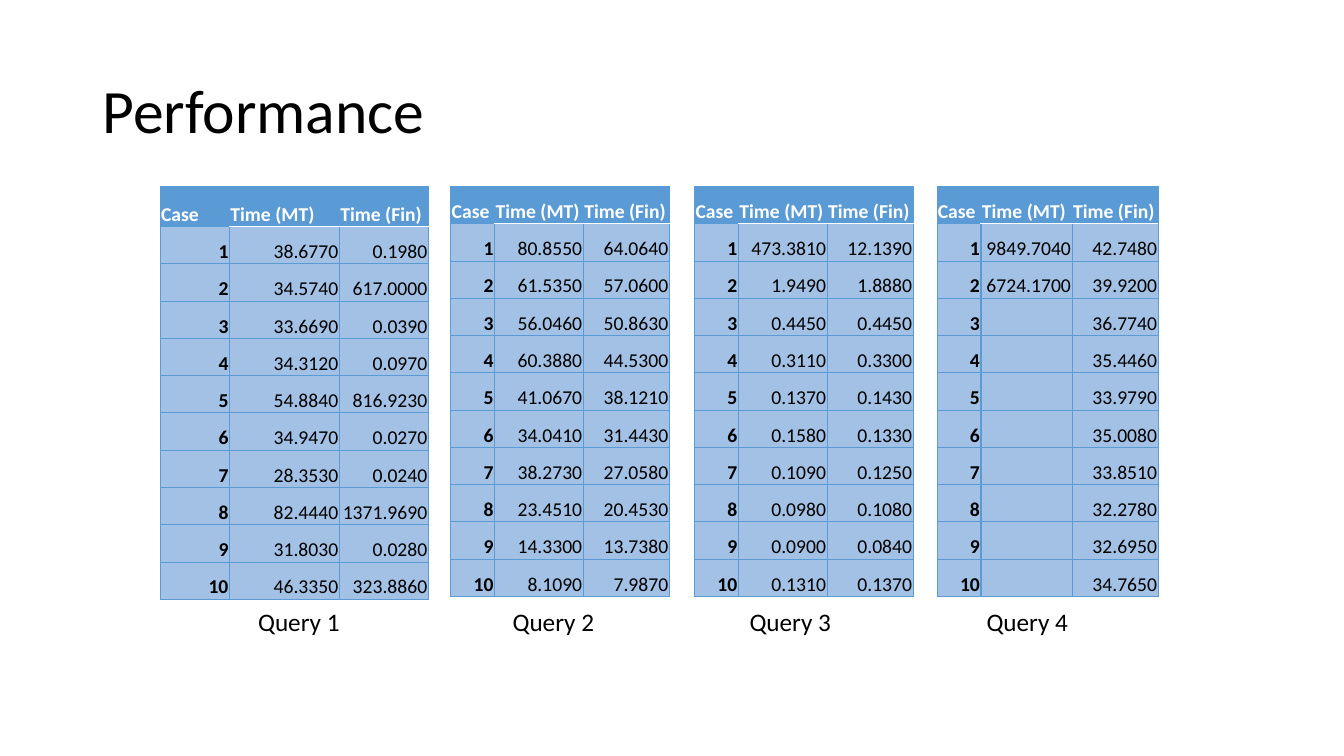
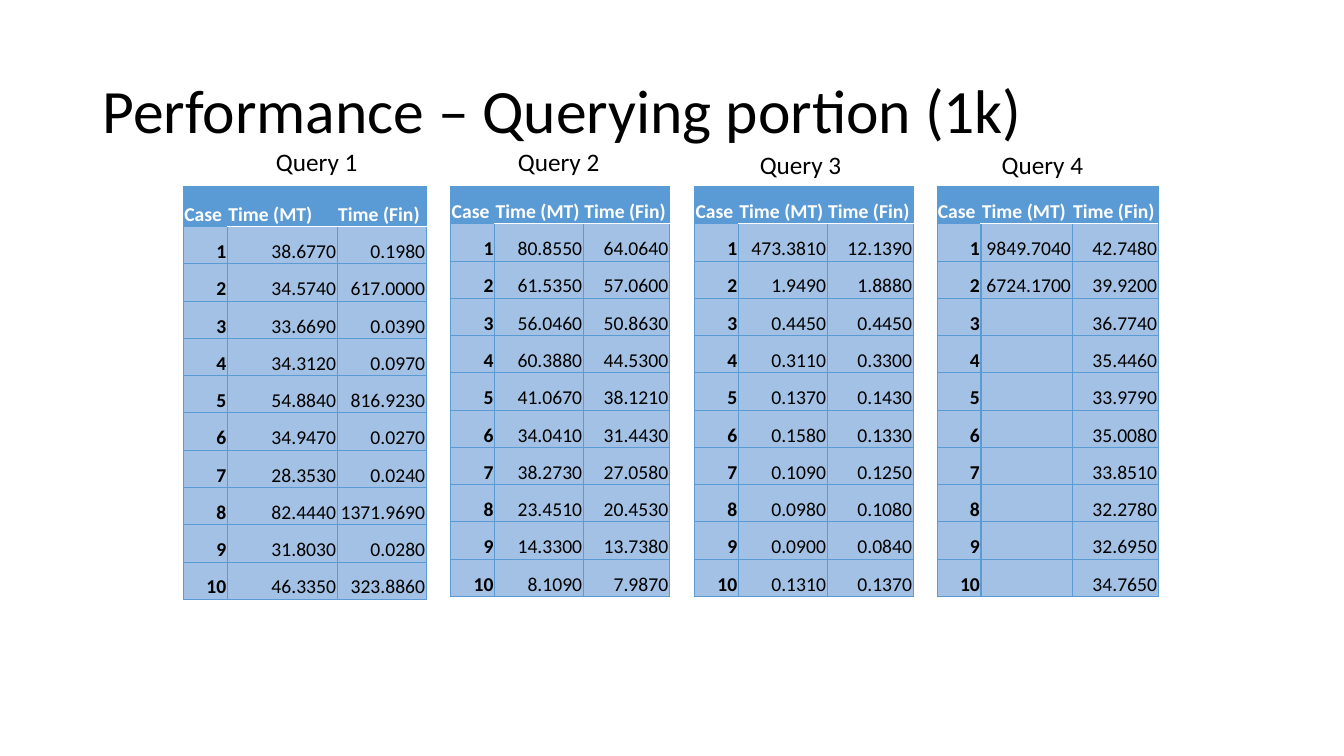
Before and after one commit to guptha-/sigmod, a slide deck: slide 7 of reports/Presentation.pptx. Drawn at 1344x756 pixels with LibreOffice and Linux fonts; fonts in the diff are those of the drawing. Boxes give left, top, right and bottom in pixels: in the first picture for what was removed or moved away, otherwise in the second. Text is boxed around its words. In the diff, an @@ line names an element or a change of style, - is before the commit and + after.

```diff
--- a/reports/Presentation.pptx
+++ b/reports/Presentation.pptx
@@ title at bbox=[102, 88, 1022, 144]: text changed @@
-Performance
+Performance – Querying portion (1k)
@@ text "Query 1": place and size @@
-text "Query 1" at bbox=[258, 614, 340, 635]
+text "Query 1" at bbox=[276, 154, 358, 175]
@@ text "Query 2": place and size @@
-text "Query 2" at bbox=[513, 614, 594, 635]
+text "Query 2" at bbox=[518, 154, 600, 175]
@@ text "Query 3": place and size @@
-text "Query 3" at bbox=[750, 614, 831, 635]
+text "Query 3" at bbox=[760, 157, 841, 178]
@@ text "Query 4": place and size @@
-text "Query 4" at bbox=[987, 614, 1068, 635]
+text "Query 4" at bbox=[1002, 157, 1083, 178]
@@ table: place and size @@
-table at bbox=[160, 187, 429, 600]
+table at bbox=[184, 187, 426, 600]
```
Also in this commit, not shown: 6 other slides changed, 2 slides added, 1 other file.
